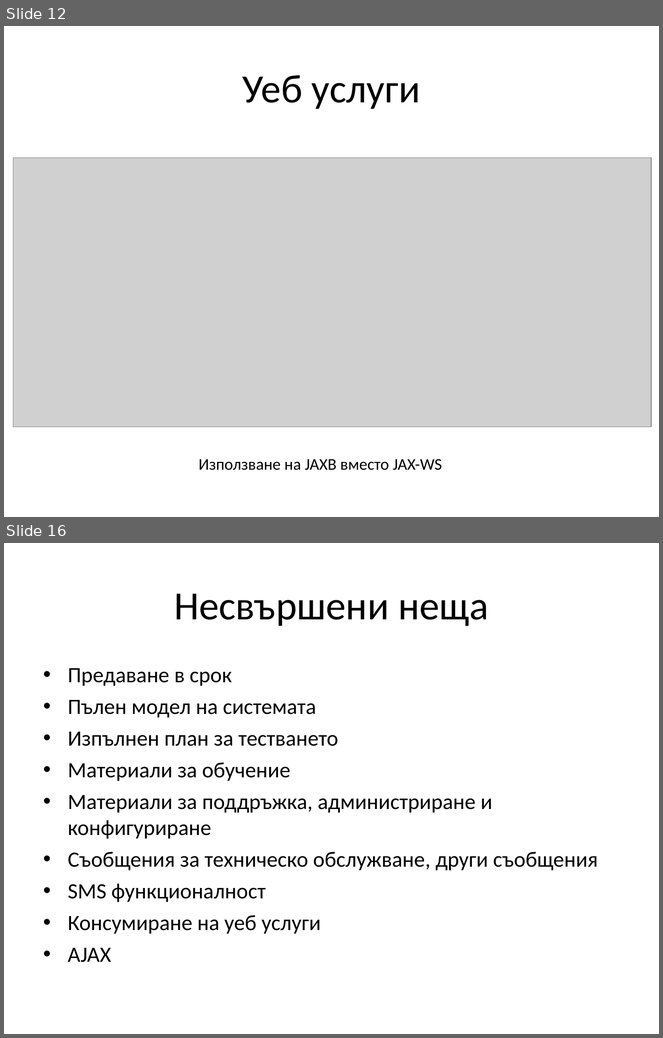
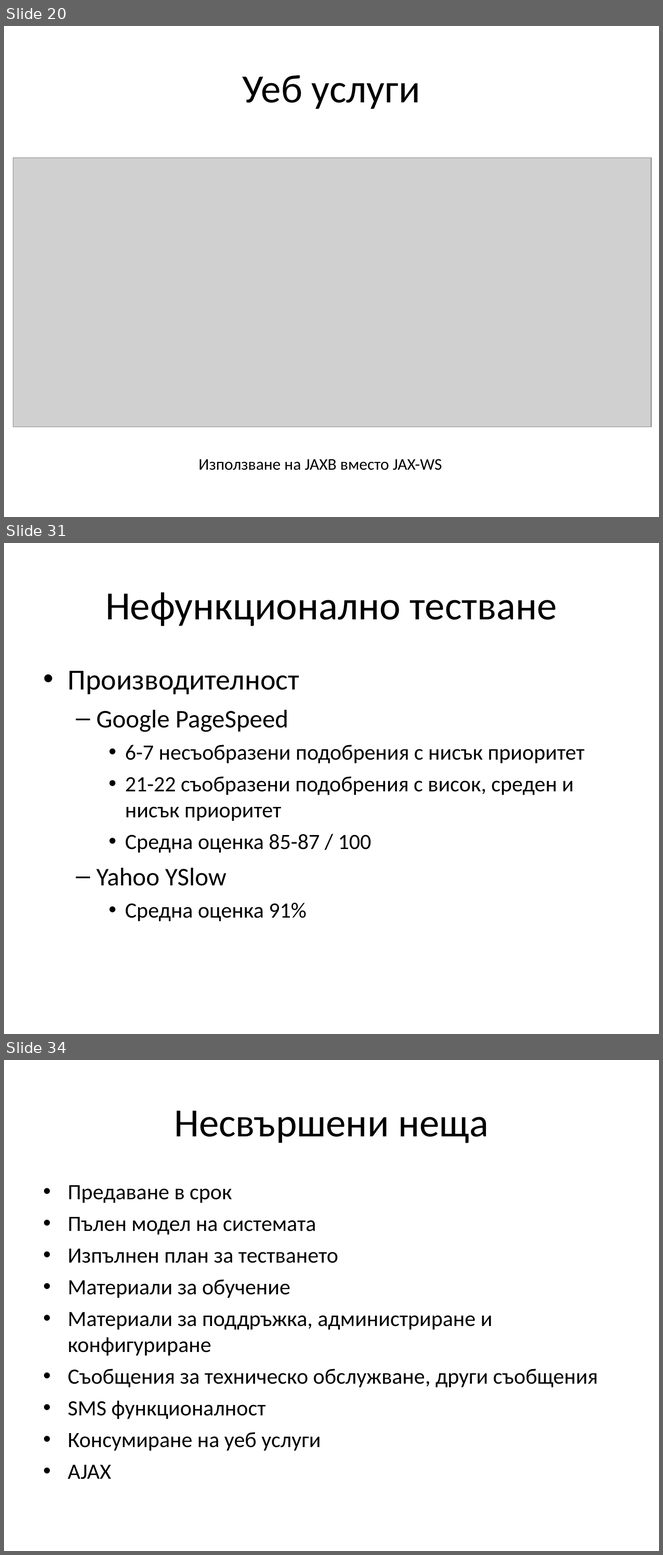
Before and after one commit to jasimcse/team2-strawberry, a slide deck: prezentaciq/venci.ppt. Shown one above the other, each under a label of ours: slides 12 and 16 before the commit, slides 20, 31 and 34 after it; the slides between them are not shown. The pictures are 663x1038 and 663x1555 pixels, drawn with LibreOffice and Linux fonts; fonts in the diff are those of the drawing; grey boxes stand for pictures. Boxes give left, top, right and bottom in pixels: in the first picture for what was removed or moved away, otherwise in the second. Text is boxed around its words. In the diff, an @@ line names an element or a change of style, - is before the commit and + after.

```diff
--- a/prezentaciq/venci.ppt
+++ b/prezentaciq/venci.ppt
@@ slide 31 added at box(4, 543, 659, 1034), background #FFFFFF @@
@@ title added at box(105, 592, 557, 626), 44 pt, text #000000 @@
+Нефункционално тестване
@@ text added at box(68, 671, 585, 922), 24 pt, text #000000 @@
+• Производителност
+  – Google PageSpeed
+    • 6-7 несъобразени подобрения с нисък приоритет
+    • 21-22 съобразени подобрения с висок, среден и нисък приоритет
+    • Средна оценка 85-87 / 100
+  – Yahoo YSlow
+    • Средна оценка 91%
@@ what was slide 12 is now slide 20 @@
@@ what was slide 16 is now slide 34 @@
```
Also in this commit, not shown: 9 slides changed, 19 other slides added, 4 slides removed.
